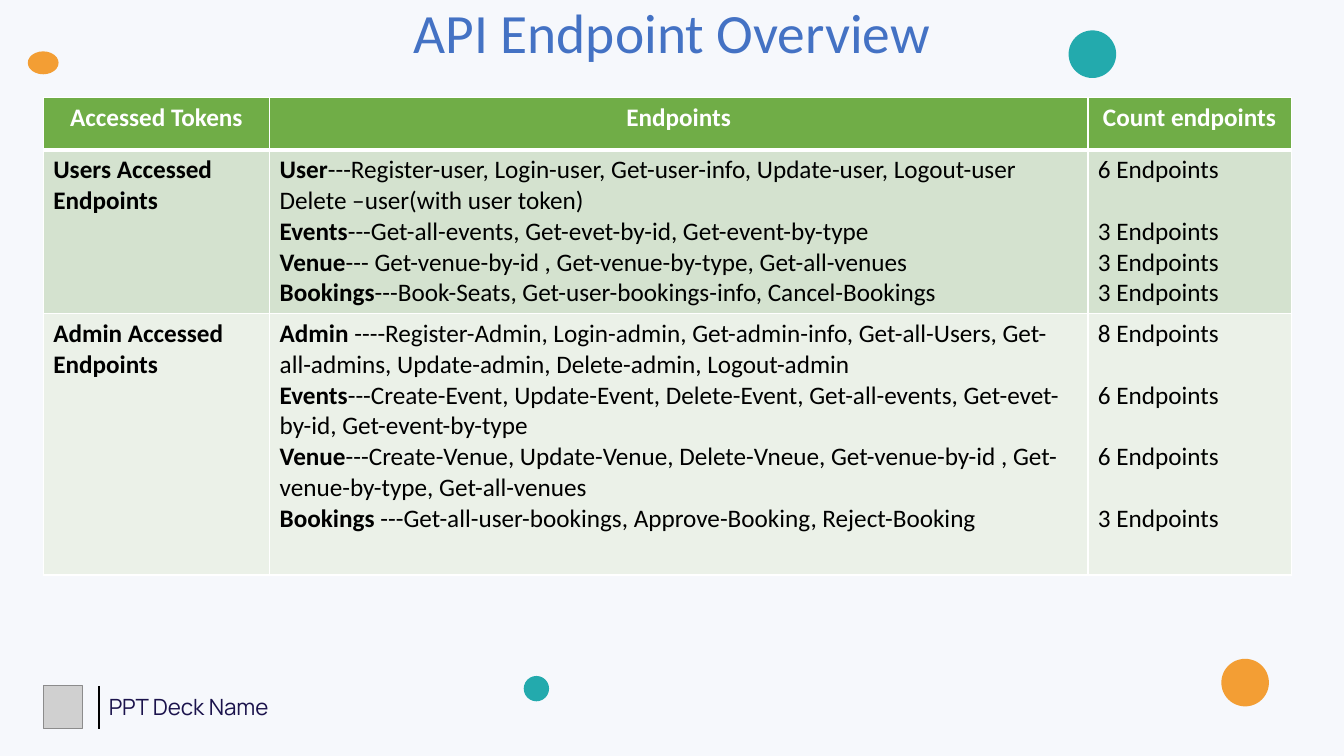
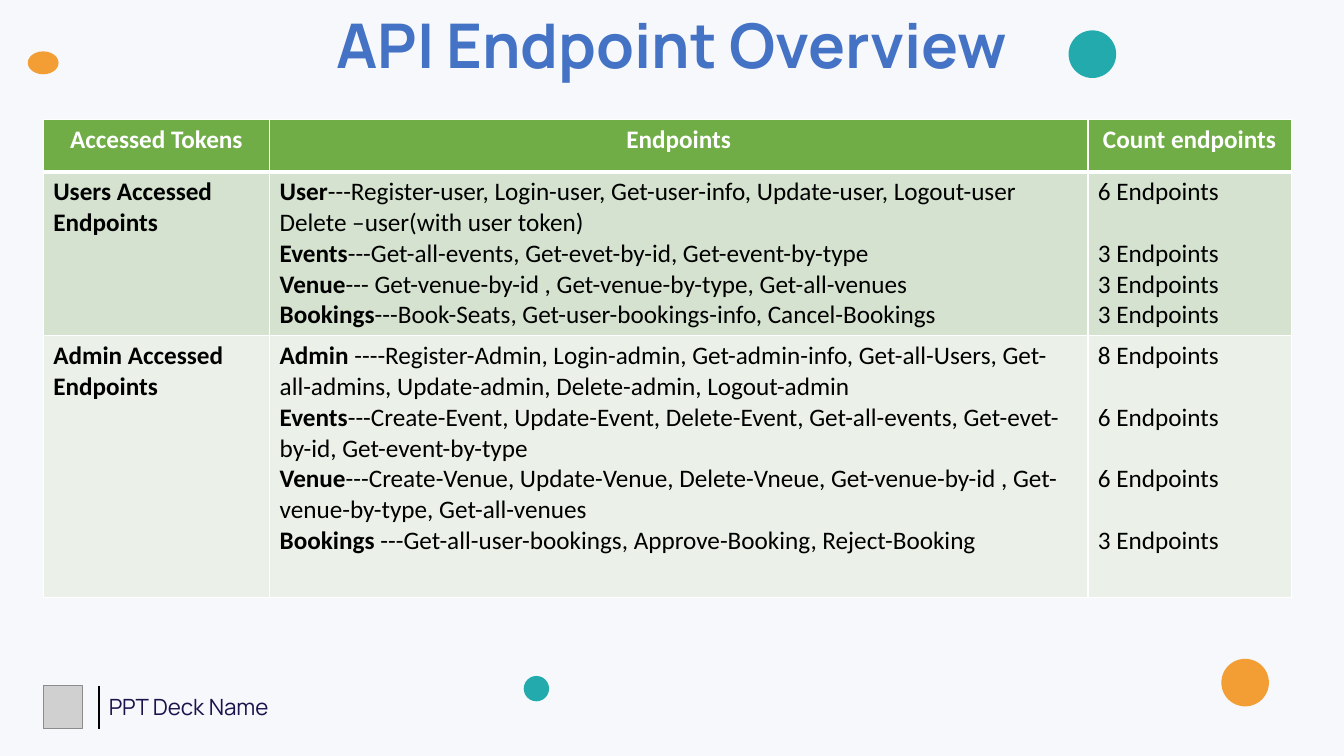
Before and after one commit to Vijaysai-Nunna/Agentic_AI, a slide deck: slide 16 of Event and ticket booking system(project)/Documents/Event_Ticket_Booking_System(Final).pptx. Drawn at 1344x756 pixels with LibreOffice and Linux fonts; fonts in the diff are those of the drawing; grey boxes stand for pictures. Boxes give left, top, right and bottom in pixels: in the first picture for what was removed or moved away, otherwise in the second. Text is boxed around its words. In the diff, an @@ line names an element or a change of style, - is before the commit and + after.

```diff
--- a/Event and ticket booking system(project)/Documents/Event_Ticket_Booking_System(Final).pptx
+++ b/Event and ticket booking system(project)/Documents/Event_Ticket_Booking_System(Final).pptx
@@ title "API Endpoint Overview" moved from (x1=414, y1=14, x2=930, y2=62) to (x1=336, y1=22, x2=1006, y2=83) @@
@@ title "API Endpoint Overview" at (x1=336, y1=22, x2=1006, y2=83): size 39.6 to 44 pt, font Calibri to Manrope, bold on @@
@@ table moved from (x1=43, y1=97, x2=1293, y2=572) to (x1=43, y1=119, x2=1293, y2=594) @@
```
Also in this commit, not shown: 1 other slide changed, 3 other files.
